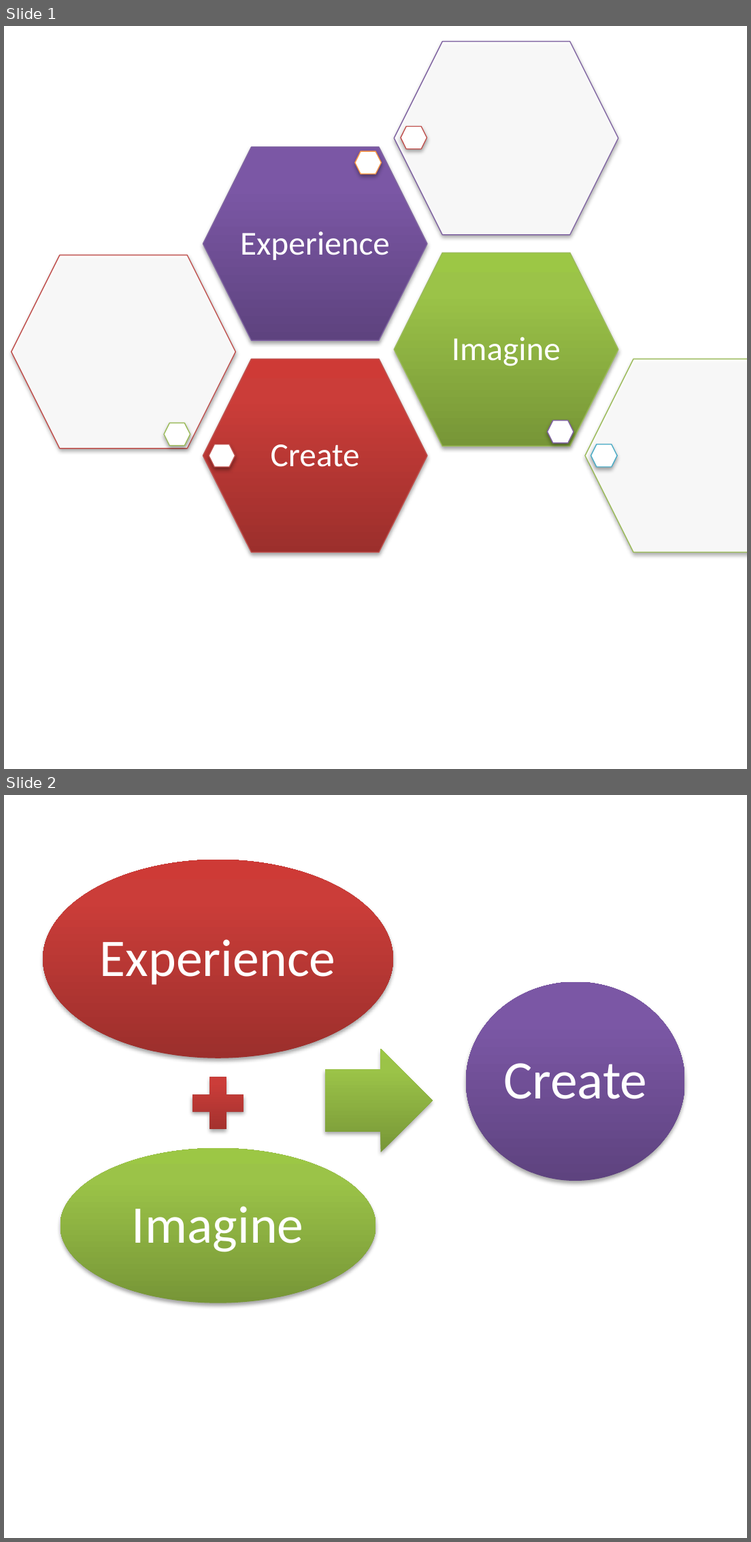
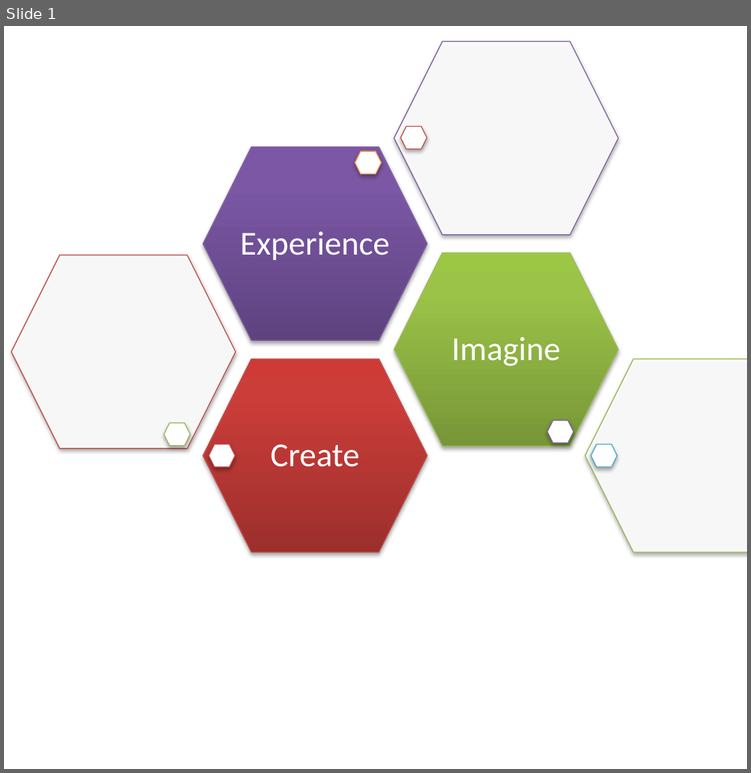
Before and after one commit to cps-sei/dart, a slide deck: images/videos.pptx. Shown one above the other, each under a label of ours: slides 1 and 2 before the commit, slide 1 after it. The pictures are 751x1542 and 751x773 pixels, drawn with LibreOffice and Linux fonts; fonts in the diff are those of the drawing. Boxes give left, top, right and bottom in pixels: in the first picture for what was removed or moved away, otherwise in the second. Text is boxed around its words. In the diff, an @@ line names an element or a change of style, - is before the commit and + after.

```diff
--- a/images/videos.pptx
+++ b/images/videos.pptx
@@ slide 2 removed at (4, 795, 747, 1538), background #FFFFFF @@
@@ group removed at (43, 860, 685, 1303): 3 ellipses, 3 texts, 1 plus sign, 1 right arrow @@
-Experience
-Imagine
-Create
```
Also in this commit, not shown: 1 slide added, 5 other files.
